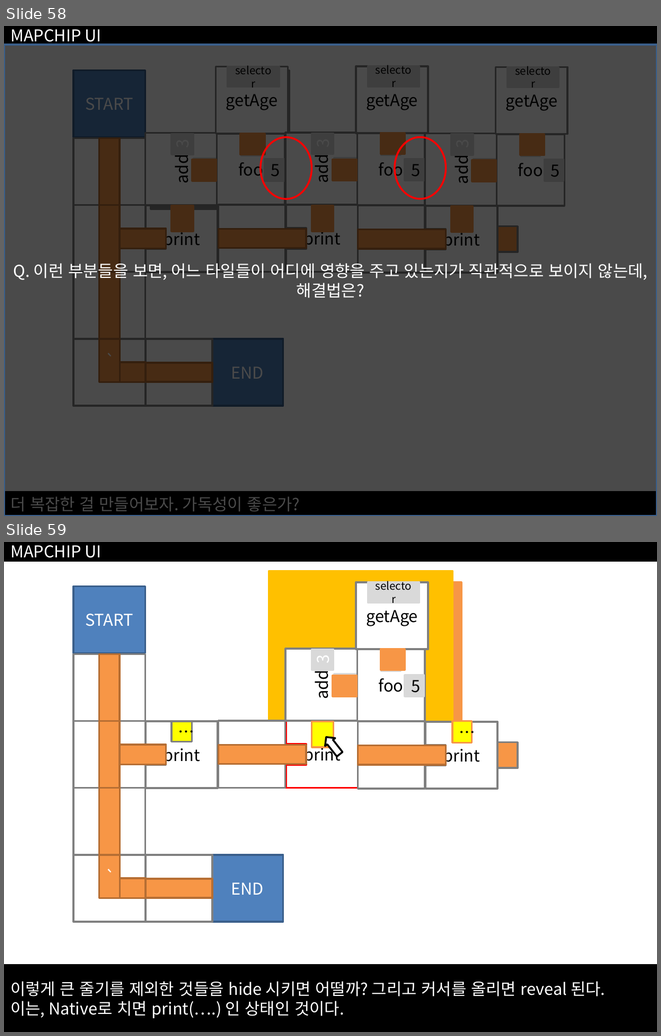
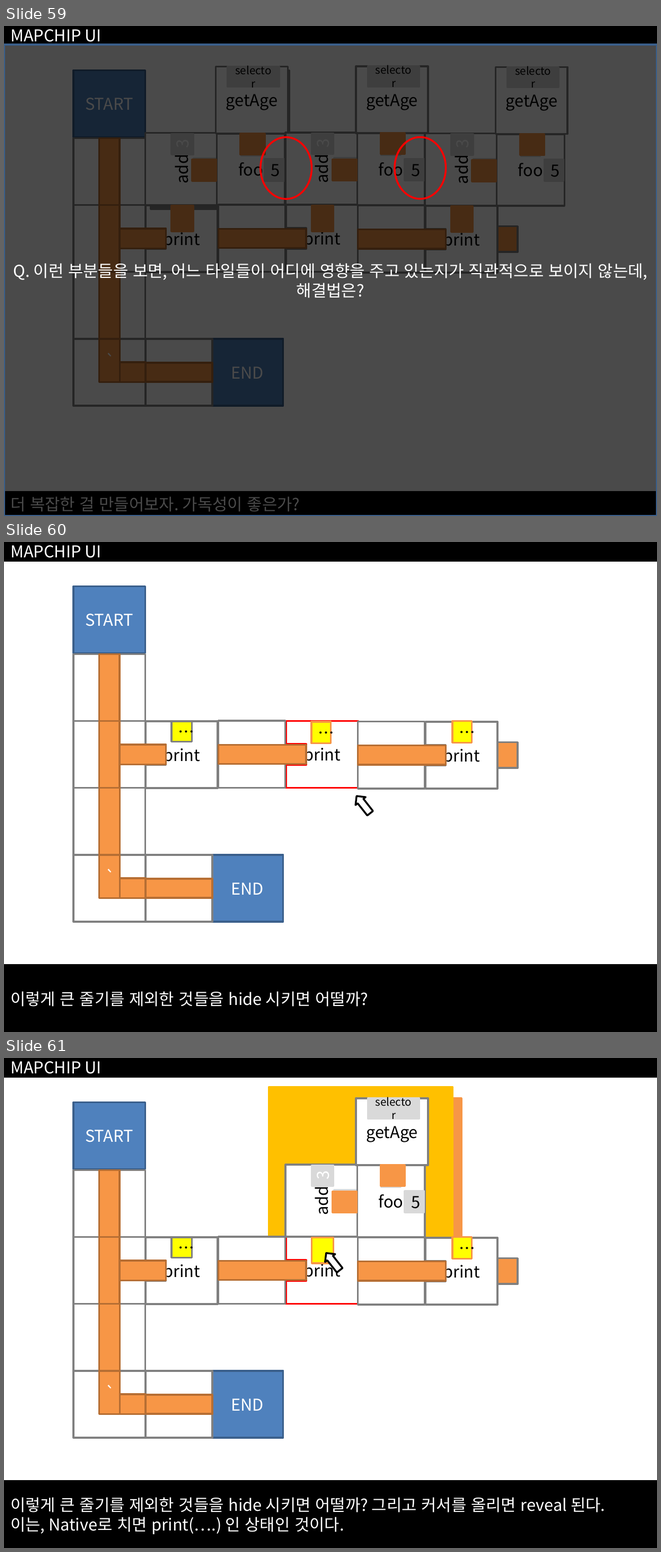
Before and after one commit to namulang/namu, a slide deck: Resources/Documents/UX Design/MAPCHIP UI Ideation.pptx. Shown one above the other, each under a label of ours: slides 58 and 59 before the commit, slides 59, 60 and 61 after it. The pictures are 661x1036 and 661x1552 pixels, drawn with LibreOffice and Linux fonts; fonts in the diff are those of the drawing. Boxes give left, top, right and bottom in pixels: in the first picture for what was removed or moved away, otherwise in the second. Text is boxed around its words. In the diff, an @@ line names an element or a change of style, - is before the commit and + after.

Commit message:
+ Answer some features to mapchip ideation

```diff
--- a/Resources/Documents/UX Design/MAPCHIP UI Ideation.pptx
+++ b/Resources/Documents/UX Design/MAPCHIP UI Ideation.pptx
@@ slide 60 added at (4, 542, 657, 1032), background #FFFFFF @@
@@ rectangle added at (4, 542, 657, 561), fill #000000, outline #000000 2 pt, 18 pt, text #FFFFFF @@
+MAPCHIP UI
@@ rectangle added at (73, 587, 145, 653), fill #4F81BD, outline #3A5F8C 2 pt, 18 pt, text #FFFFFF @@
+START
@@ rectangle added at (73, 654, 145, 721), fill #FFFFFF, outline #808080 2 pt @@
@@ rectangle added at (99, 654, 120, 721), fill #F79646, outline #B76F34 2 pt @@
@@ rectangle added at (73, 721, 145, 787), fill #FFFFFF, outline #808080 2 pt @@
@@ rectangle added at (99, 721, 120, 787), fill #F79646, outline #B76F34 2 pt @@
@@ rectangle added at (146, 721, 218, 787), fill #FFFFFF, outline #808080 2 pt, 18 pt, text #000000 @@
+print
@@ rectangle added at (171, 722, 192, 742), fill #FFFF00, outline #808080 2 pt, 18 pt, text #000000 @@
+…
@@ rectangle added at (219, 721, 285, 788), fill #FFFFFF, outline #808080 2 pt @@
@@ rectangle added at (286, 721, 358, 787), fill #FFFFFF, outline #FF0000 2 pt, 18 pt, text #000000 @@
+print
@@ rectangle added at (311, 722, 331, 743), fill #FFFF00, outline #F79646 2 pt, 18 pt, text #000000 @@
+…
@@ rectangle added at (358, 721, 425, 788), fill #FFFFFF, outline #808080 2 pt @@
@@ rectangle added at (426, 722, 497, 788), fill #FFFFFF, outline #808080 2 pt, 18 pt, text #000000 @@
+print
@@ rectangle added at (452, 721, 472, 742), fill #FFFF00, outline #F79646 2 pt, 18 pt, text #000000 @@
+…
@@ rectangle added at (120, 744, 166, 765), fill #F79646, outline #B76F34 2 pt @@
@@ rectangle added at (146, 744, 166, 765), fill #D9D9D9, outline #808080 2 pt @@
@@ rectangle added at (218, 742, 238, 767), fill #F79646, outline #808080 2 pt @@
@@ rectangle added at (219, 745, 306, 764), fill #F79646, outline #B76F34 2 pt @@
@@ rectangle added at (286, 744, 306, 765), fill #D9D9D9, outline #FF0000 2 pt @@
@@ rectangle added at (358, 742, 378, 767), fill #F79646, outline #FF0000 2 pt @@
@@ rectangle added at (358, 746, 445, 764), fill #F79646, outline #B76F34 2 pt @@
@@ rectangle added at (425, 745, 445, 765), fill #D9D9D9, outline #808080 2 pt @@
@@ rectangle added at (497, 742, 518, 768), fill #F79646, outline #808080 2 pt @@
@@ rectangle added at (73, 787, 145, 854), fill #FFFFFF, outline #808080 2 pt @@
@@ rectangle added at (99, 787, 120, 854), fill #F79646, outline #B76F34 2 pt @@
@@ right arrow added at (352, 792, 376, 817), fill #FFFFFF, outline #000000 2 pt @@
@@ rectangle added at (73, 855, 145, 921), fill #FFFFFF, outline #808080 2 pt @@
@@ rectangle added at (99, 855, 120, 898), fill #F79646, outline #B76F34 2 pt, 18 pt, text #FFFFFF @@
+`
@@ rectangle added at (146, 855, 212, 921), fill #FFFFFF, outline #808080 2 pt @@
@@ rectangle added at (211, 855, 283, 921), fill #4F81BD, outline #3A5F8C 2 pt, 18 pt, text #FFFFFF @@
+END
@@ rectangle added at (120, 878, 145, 899), fill #F79646, outline #B76F34 2 pt @@
@@ rectangle added at (146, 879, 212, 898), fill #F79646, outline #B76F34 2 pt @@
@@ rectangle added at (4, 965, 657, 1032), fill #000000, outline #000000 2 pt, 18 pt, text #FFFFFF @@
+이렇게 큰 줄기를 제외한 것들을 hide 시키면 어떨까?
@@ what was slide 58 is now slide 59 @@
@@ what was slide 59 is now slide 61 @@
```
Also in this commit, not shown: 9 other slides added.
